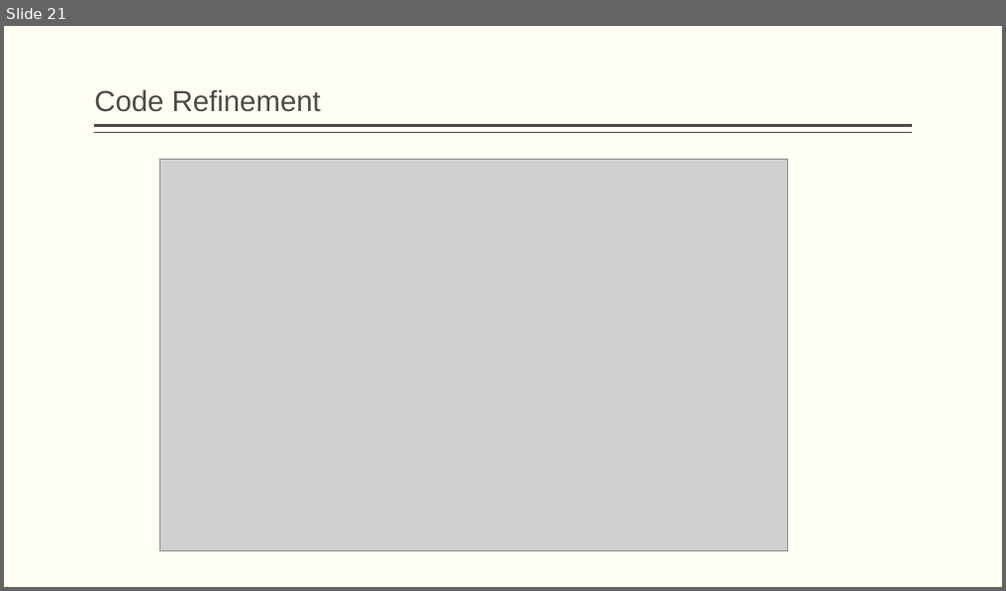
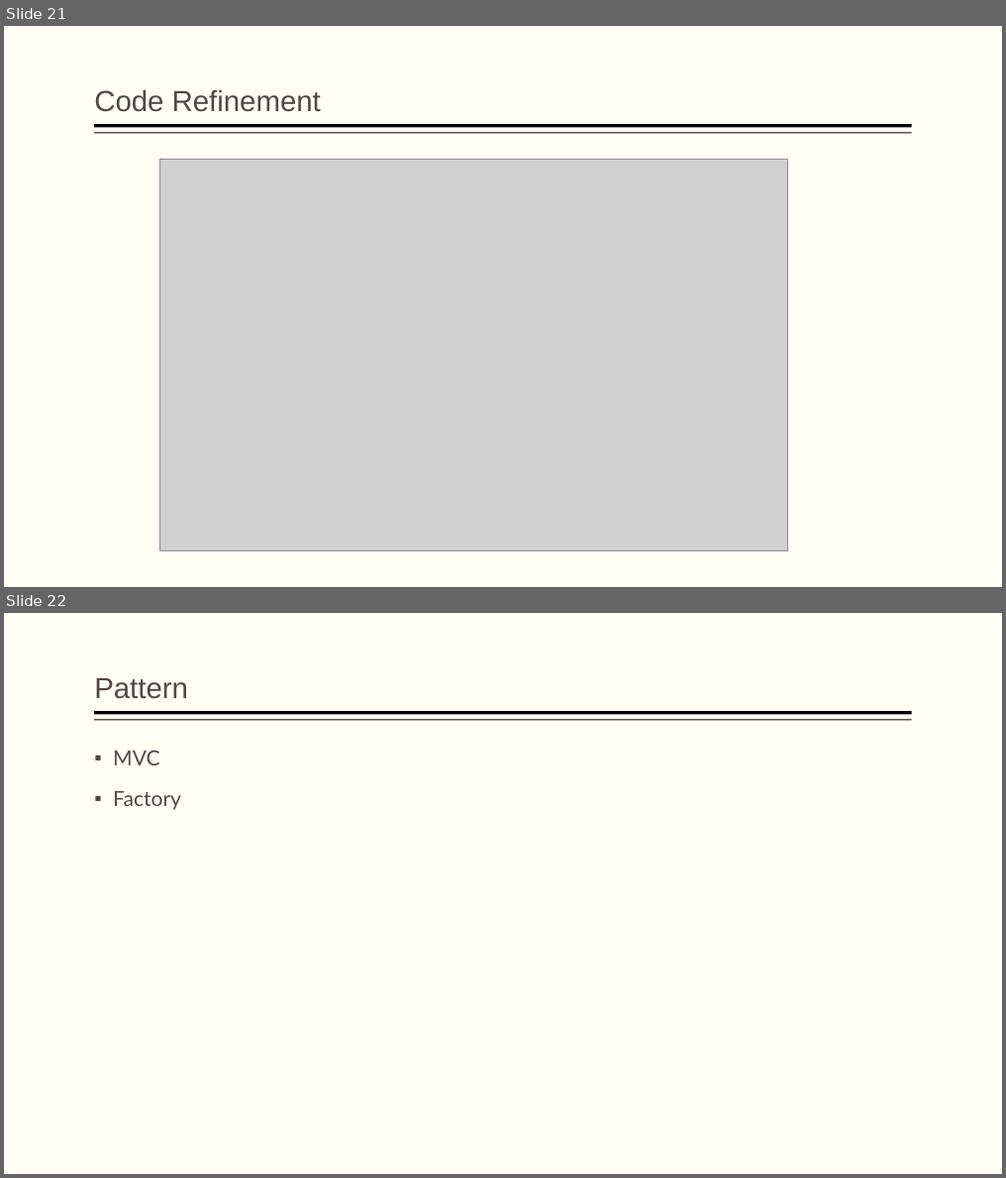
Before and after one commit to koehler1000/DHpoly, a slide deck: DHPOLYENDE.pptx. Shown one above the other, each under a label of ours: slide 21 before the commit, slides 21 and 22 after it. The pictures are 1006x591 and 1006x1178 pixels, drawn with LibreOffice and Linux fonts; fonts in the diff are those of the drawing; grey boxes stand for pictures. Boxes give left, top, right and bottom in pixels: in the first picture for what was removed or moved away, otherwise in the second. Text is boxed around its words. In the diff, an @@ line names an element or a change of style, - is before the commit and + after.

```diff
--- a/DHPOLYENDE.pptx
+++ b/DHPOLYENDE.pptx
@@ slide 22 added at (x1=4, y1=613, x2=1002, y2=1174), background #FFFFF3; not listed: 2 template elements that a slide beside it also shows @@
@@ text added at (x1=94, y1=677, x2=188, y2=699), 28 pt, text #514843 @@
+Pattern
@@ text added at (x1=113, y1=751, x2=181, y2=810), 20 pt, text #514843 @@
+▪ MVC
+▪ Factory
@@ slide 21 changed as well @@
@@ line (912, 126) - (94, 126): stroke #514843 3 pt to #000000 3 pt @@
@@ line (912, 133) - (94, 133): stroke #514843 1 pt to #000000 0.99 pt @@
```
Also in this commit, not shown: 24 other slides changed, 1 other slide added, 1 slide removed.
